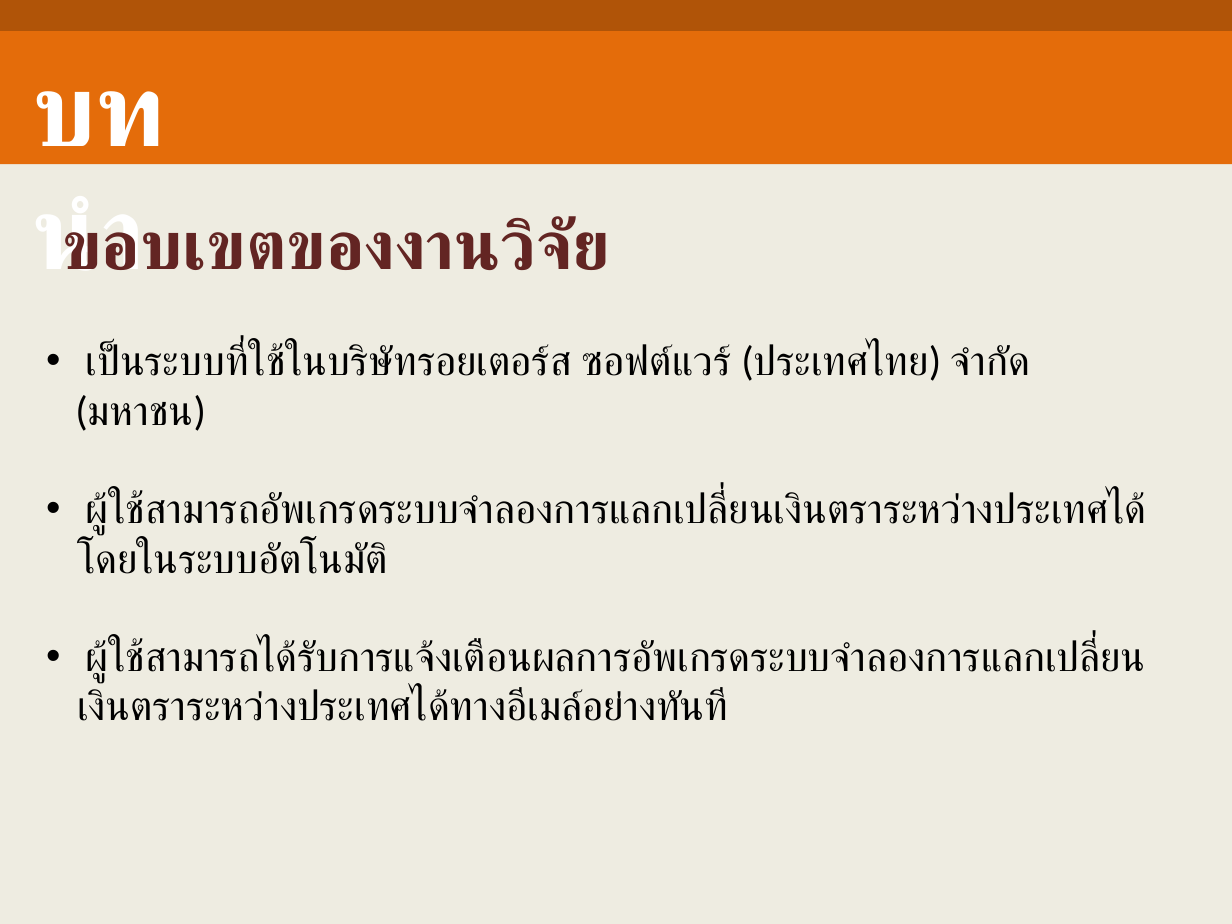
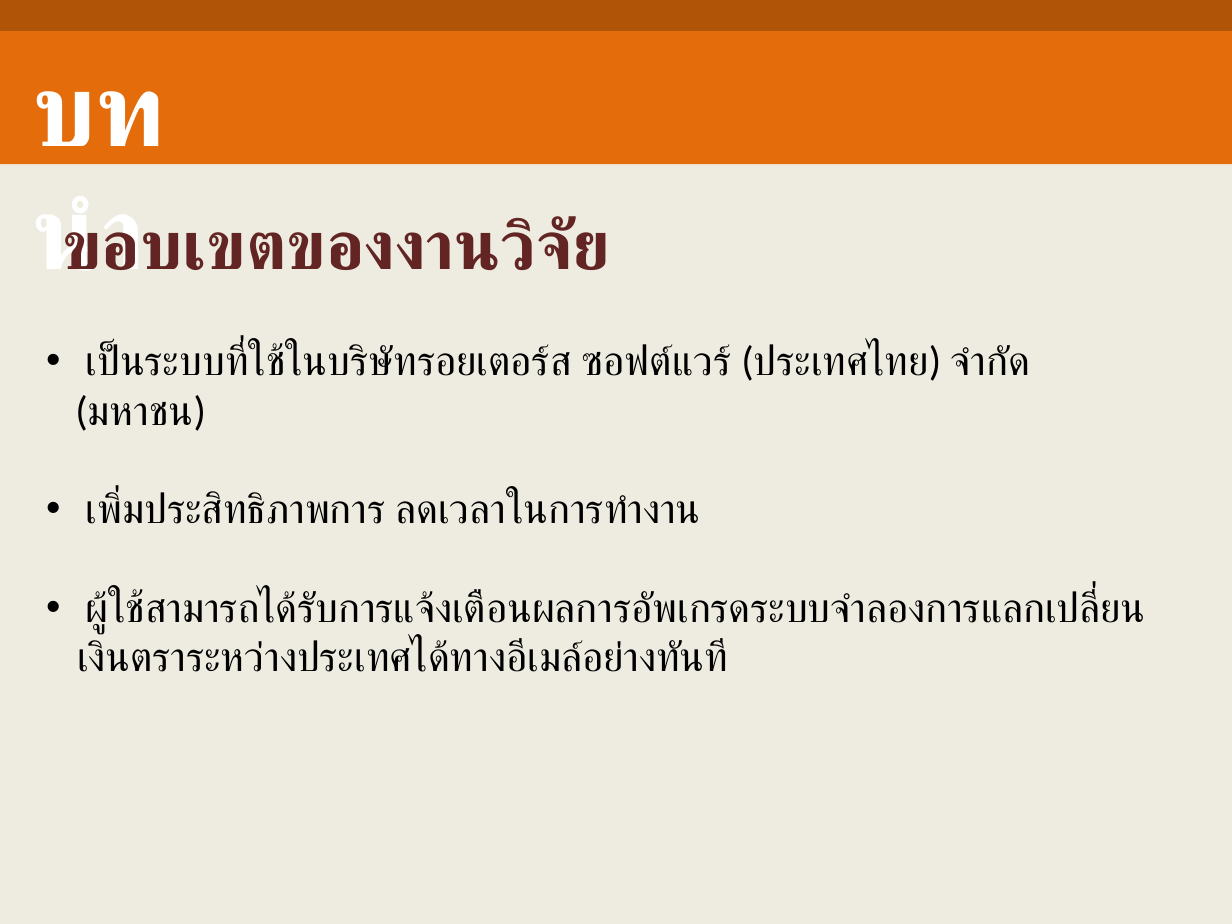
Before and after one commit to picahpm/ThesisPi, a slide deck: slide 6 of 1stPresent.ppt. Drawn at 1232x924 pixels with LibreOffice and Linux fonts; fonts in the diff are those of the drawing. Boxes give left, top, right and bottom in pixels: in the first picture for what was removed or moved away, otherwise in the second. Text is boxed around its words. In the diff, an @@ line names an element or a change of style, - is before the commit and + after.

```diff
--- a/1stPresent.ppt
+++ b/1stPresent.ppt
@@ text at [86,491,701,524]: text changed @@
-• ผู้ใช้สามารถอัพเกรดระบบจำลองการแลกเปลี่ยนเงินตราระหว่างประเทศได้
-โดยในระบบอัตโนมัติ
+• เพิ่มประสิทธิภาพการ ลดเวลาในการทำงาน
```
Also in this commit, not shown: 3 other slides changed, 9 other files.
